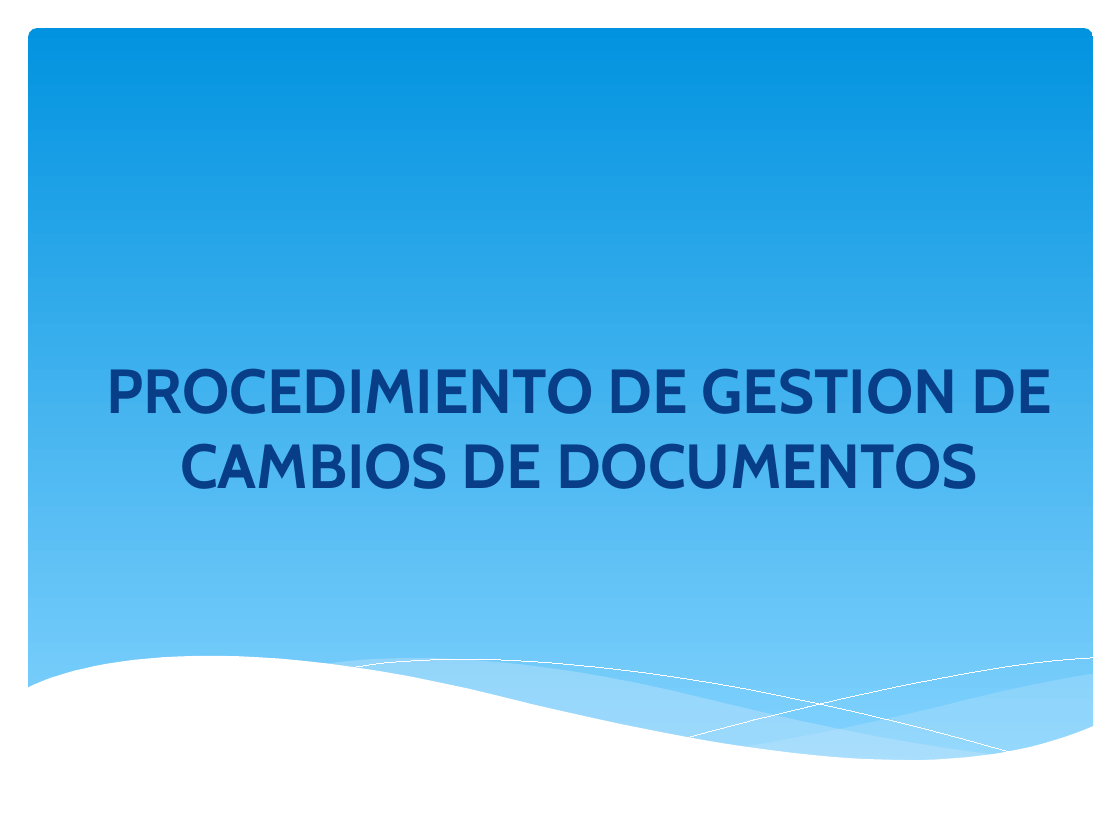
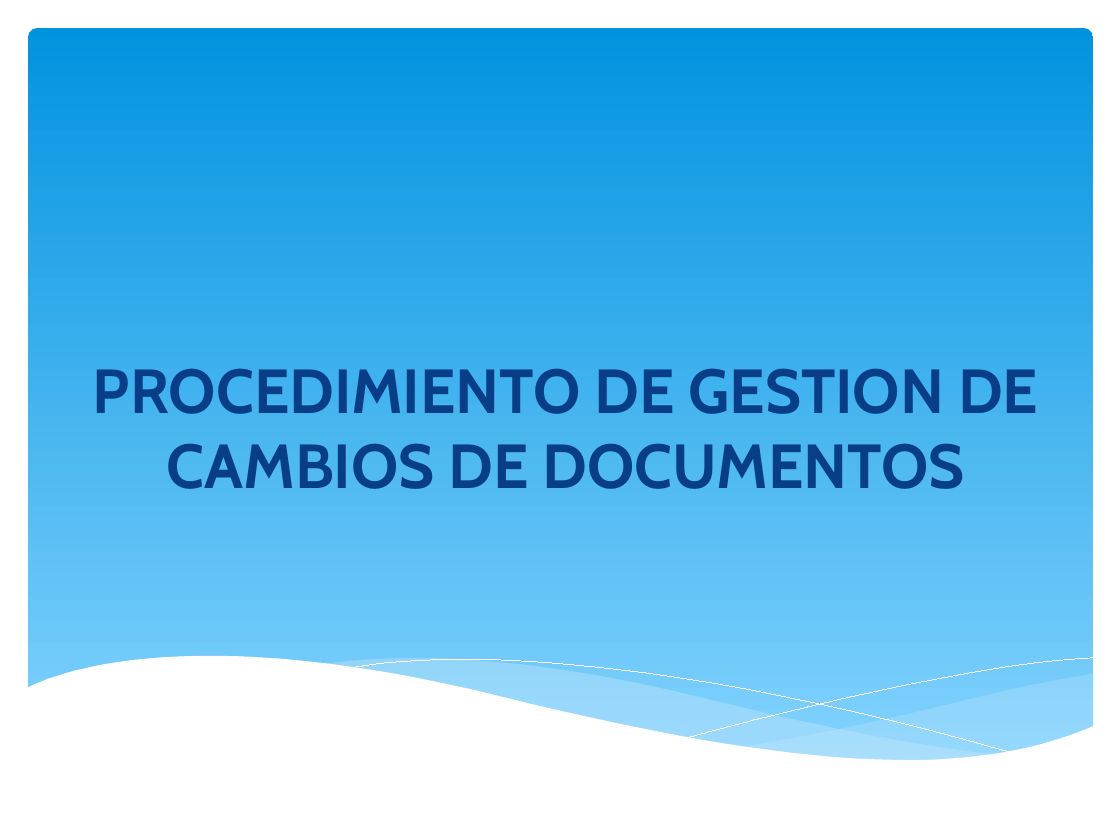
Before and after one commit to orlysemperfi/tp3-contratos-clientes, a slide deck: slide 2 of ITERACION 5/SUB ITERACION 4/PPT TP3 PRES04.pptx. Drawn at 1120x840 pixels with LibreOffice and Linux fonts; fonts in the diff are those of the drawing. Boxes give left, top, right and bottom in pixels: in the first picture for what was removed or moved away, otherwise in the second. Text is boxed around its words. In the diff, an @@ line names an element or a change of style, - is before the commit and + after.

```diff
--- a/ITERACION 5/SUB ITERACION 4/PPT TP3 PRES04.pptx
+++ b/ITERACION 5/SUB ITERACION 4/PPT TP3 PRES04.pptx
@@ title "PROCEDIMIENTO DE GESTION DE CAMBIOS ...": place and size @@
-title "PROCEDIMIENTO DE GESTION DE CAMBIOS ..." at (106,368,1051,489)
+title "PROCEDIMIENTO DE GESTION DE CAMBIOS ..." at (93,368,1038,489)
```
Also in this commit, not shown: 11 other slides changed, 1 slide added, 1 slide removed.
